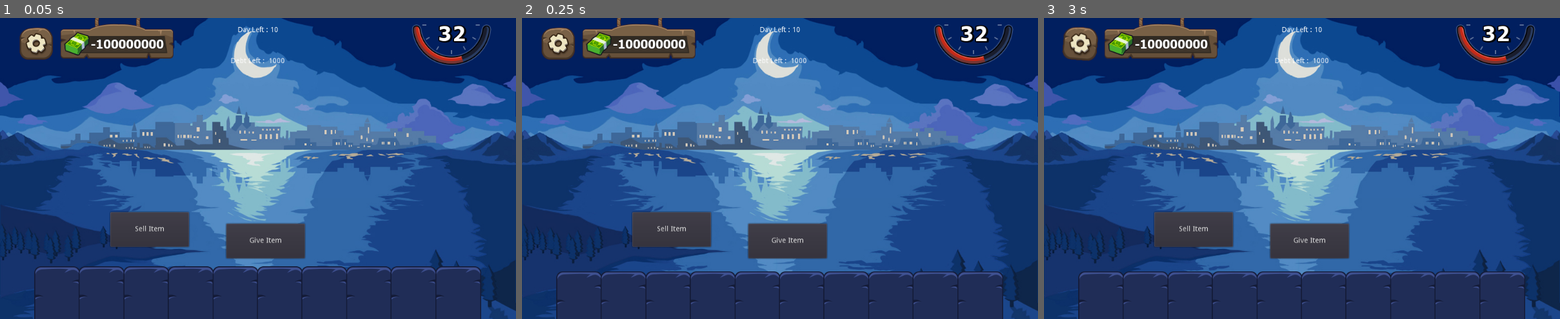
Above: before the commit, frames 1-3 (left to right).
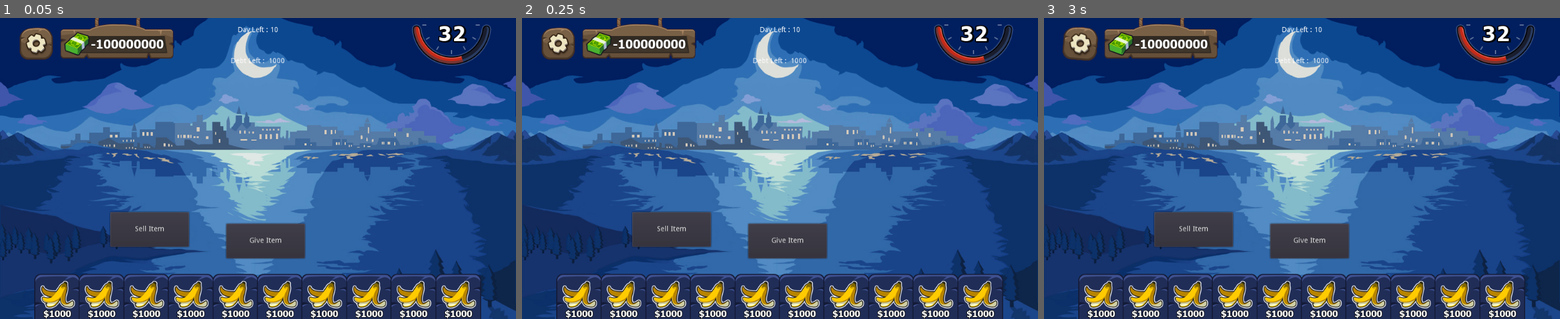
Above: after the commit, the same moments.

Repository: BanksiaGames/Project_BanksiaCliche
Game: Godot game, scene res://Scenes/Main.tscn
Same seed, same stepped clock (60 frames per second), same inputs: the game is played once before the commit and once after it. The project has no main scene, so this scene is started directly.
Inputs (mouse positions are in pixels of both pictures, inside the frame that each line leads up to):
- Up to frame 1 (0.05 s): no input
- Up to frame 2 (0.25 s): no input
- Up to frame 3 (3 s): click "Give Item" at 0.5 s; click "Sell Item" at 1.25 s; click (1080, 42) at 2 s; tap Enter at 2.75, 2.85 s; move the mouse to (1415, 153) at 2.77 s; hold Up from 2.78 s (still down); click (1415, 153) at 2.92 s

The runs differ from the first frame. In frame 1, 8.1% of the frame differs, in the area x 6-94%, y 82-100%; in frame 2, 6.8%; in frame 3, 6.8%.

Commit message:
InventoryWIP

Diff:
--- a/Game_Cliche/Scripts/InventorySlot.gd
+++ b/Game_Cliche/Scripts/InventorySlot.gd
@@ -57,3 +57,19 @@
 
 func _on_TextureButton_Throw_mouse_entered():
 	bShowInteract = true
+
+
+func _on_TextureButton_Sell_button_down():
+	$AnimationPlayer.play("ButtonClicked_Sell")
+
+
+func _on_TextureButton_Sell_button_up():
+	$AnimationPlayer.play_backwards("ButtonClicked_Sell")
+
+
+func _on_TextureButton_Throw_button_down():
+	$AnimationPlayer.play("ButtonClicked_Throw")
+
+
+func _on_TextureButton_Throw_button_up():
+	$AnimationPlayer.play_backwards("ButtonClicked_Throw")
--- a/Game_Cliche/UIScenes/InventorySlot.tscn
+++ b/Game_Cliche/UIScenes/InventorySlot.tscn
@@ -9,6 +9,16 @@
 [ext_resource path="res://Textures/UI/Button_Throw1.png" type="Texture" id=7]
 [ext_resource path="res://Textures/UI/Button_Throw2.png" type="Texture" id=8]
 [ext_resource path="res://Fonts/tahomabd.ttf" type="DynamicFontData" id=9]
+[ext_resource path="res://Textures/Icons/Item1.png" type="Texture" id=10]
+
+[sub_resource type="DynamicFontData" id=5]
+font_path = "res://Fonts/tahomabd.ttf"
+
+[sub_resource type="DynamicFont" id=6]
+size = 18
+outline_size = 1
+outline_color = Color( 0, 0, 0, 1 )
+font_data = SubResource( 5 )
 
 [sub_resource type="DynamicFontData" id=1]
 font_path = "res://Fonts/tahomabd.ttf"
@@ -24,6 +34,50 @@
 outline_size = 1
 outline_color = Color( 0.156863, 0.376471, 0.698039, 1 )
 font_data = ExtResource( 9 )
+
+[sub_resource type="Animation" id=7]
+resource_name = "ButtonClicked_Sell"
+length = 0.1
+tracks/0/type = "value"
+tracks/0/path = NodePath("Interact/HBoxContainer/TextureButton_Sell:rect_scale")
+tracks/0/interp = 1
+tracks/0/loop_wrap = true
+tracks/0/imported = false
+tracks/0/enabled = true
+tracks/0/keys = {
+"times": PoolRealArray( 0, 0.1 ),
+"transitions": PoolRealArray( 1, 1 ),
+"update": 0,
+"values": [ Vector2( 1, 1 ), Vector2( 0.9, 0.9 ) ]
+}
+tracks/1/type = "value"
+tracks/1/path = NodePath("Interact/HBoxContainer/TextureButton_Sell:rect_rotation")
+tracks/1/interp = 1
+tracks/1/loop_wrap = true
+tracks/1/imported = false
+tracks/1/enabled = true
+tracks/1/keys = {
+"times": PoolRealArray( 0, 0.1 ),
+"transitions": PoolRealArray( 1, 1 ),
+"update": 0,
+"values": [ 0.0, 15.0 ]
+}
+
+[sub_resource type="Animation" id=8]
+resource_name = "ButtonClicked_Throw"
+length = 0.1
+tracks/0/type = "value"
+tracks/0/path = NodePath("Interact/HBoxContainer/TextureButton_Throw:rect_scale")
+tracks/0/interp = 1
+tracks/0/loop_wrap = true
+tracks/0/imported = false
+tracks/0/enabled = true
+tracks/0/keys = {
+"times": PoolRealArray( 0, 0.1 ),
+"transitions": PoolRealArray( 1, 1 ),
+"update": 0,
+"values": [ Vector2( 1, 1 ), Vector2( 0.9, 0.9 ) ]
+}
 
 [sub_resource type="Animation" id=4]
 resource_name = "InventorySlotHovered"
@@ -85,7 +139,28 @@
 margin_bottom = 54.5
 texture = ExtResource( 1 )
 
+[node name="TextureRect2" type="TextureRect" parent="TextureRect"]
+anchor_left = 0.5
+anchor_top = 0.5
+anchor_right = 0.5
+anchor_bottom = 0.5
+margin_left = -38.0
+margin_top = -52.0
+margin_right = 38.0
+margin_bottom = 24.0
+texture = ExtResource( 10 )
+
+[node name="Label" type="Label" parent="TextureRect"]
+margin_left = 1.0
+margin_top = 67.0
+margin_right = 91.0
+margin_bottom = 96.0
+custom_fonts/font = SubResource( 6 )
+text = "$1000"
+align = 1
+
 [node name="Interact" type="Control" parent="."]
+visible = false
 anchor_left = 0.5
 anchor_top = 0.5
 anchor_right = 0.5
@@ -125,9 +200,11 @@
 alignment = 1
 
 [node name="TextureButton_Sell" type="TextureButton" parent="Interact/HBoxContainer"]
-margin_left = 56.0
-margin_right = 143.0
-margin_bottom = 49.0
+margin_left = 8.0
+margin_right = 95.0
+margin_bottom = 49.0
+rect_scale = Vector2( 0.9, 0.9 )
+rect_pivot_offset = Vector2( 43, 24 )
 texture_normal = ExtResource( 5 )
 texture_pressed = ExtResource( 4 )
 
@@ -140,10 +217,10 @@
 valign = 1
 
 [node name="TextureButton_Throw" type="TextureButton" parent="Interact/HBoxContainer"]
-visible = false
 margin_left = 105.0
 margin_right = 192.0
 margin_bottom = 49.0
+rect_pivot_offset = Vector2( 43, 24 )
 texture_normal = ExtResource( 7 )
 texture_pressed = ExtResource( 8 )
 
@@ -156,11 +233,17 @@
 valign = 1
 
 [node name="AnimationPlayer" type="AnimationPlayer" parent="."]
+anims/ButtonClicked_Sell = SubResource( 7 )
+anims/ButtonClicked_Throw = SubResource( 8 )
 anims/InventorySlotHovered = SubResource( 4 )
 
 [connection signal="mouse_entered" from="." to="." method="_on_InventorySlot_mouse_entered"]
 [connection signal="mouse_exited" from="." to="." method="_on_InventorySlot_mouse_exited"]
 [connection signal="mouse_entered" from="Interact" to="." method="_on_Interact_mouse_entered"]
 [connection signal="mouse_exited" from="Interact" to="." method="_on_Interact_mouse_exited"]
+[connection signal="button_down" from="Interact/HBoxContainer/TextureButton_Sell" to="." method="_on_TextureButton_Sell_button_down"]
+[connection signal="button_up" from="Interact/HBoxContainer/TextureButton_Sell" to="." method="_on_TextureButton_Sell_button_up"]
 [connection signal="mouse_entered" from="Interact/HBoxContainer/TextureButton_Sell" to="." method="_on_TextureButton_Sell_mouse_entered"]
+[connection signal="button_down" from="Interact/HBoxContainer/TextureButton_Throw" to="." method="_on_TextureButton_Throw_button_down"]
+[connection signal="button_up" from="Interact/HBoxContainer/TextureButton_Throw" to="." method="_on_TextureButton_Throw_button_up"]
 [connection signal="mouse_entered" from="Interact/HBoxContainer/TextureButton_Throw" to="." method="_on_TextureButton_Throw_mouse_entered"]
--- a/Game_Cliche/UIScenes/MainHUD.tscn
+++ b/Game_Cliche/UIScenes/MainHUD.tscn
@@ -257,9 +257,9 @@
 anchor_right = 0.5
 anchor_bottom = 1.0
 margin_left = -440.0
-margin_top = -90.0
+margin_top = -85.0
 margin_right = 440.0
-margin_bottom = 10.0
+margin_bottom = 15.0
 grow_horizontal = 2
 alignment = 1
 __meta__ = {
Not shown: 1 places in Game_Cliche/UIScenes/InventorySlot.tscn that only renumber resources
